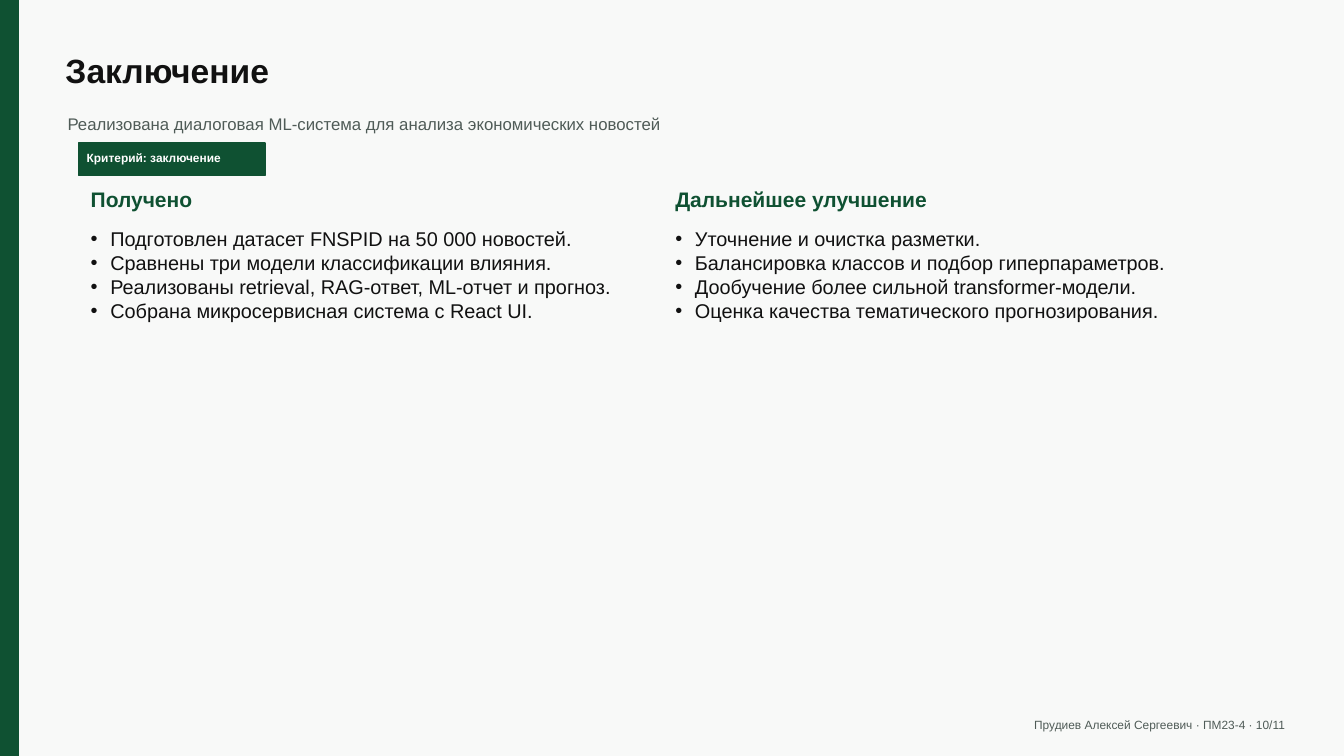
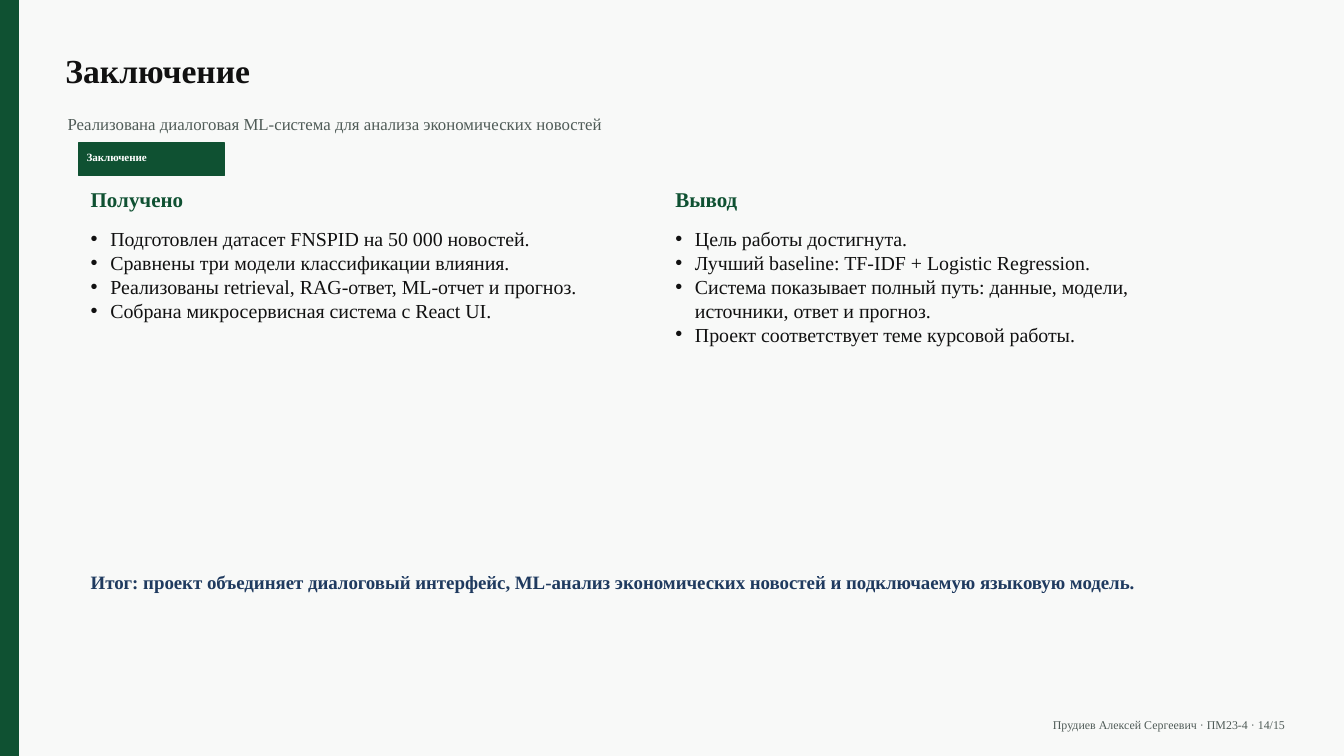
Before and after one commit to alexeydev22/news-analysis, a slide deck: slide 14 of docs/final/coursework-defense-presentation.pptx (slide 10 before the commit). Drawn at 1344x756 pixels with LibreOffice and Linux fonts; fonts in the diff are those of the drawing. Boxes give left, top, right and bottom in pixels: in the first picture for what was removed or moved away, otherwise in the second. Text is boxed around its words. In the diff, an @@ line names an element or a change of style, - is before the commit and + after.

```diff
--- a/docs/final/coursework-defense-presentation.pptx
+++ b/docs/final/coursework-defense-presentation.pptx
@@ rectangle: place and size @@
-rectangle at <box>79,143,265,175</box>
+rectangle at <box>79,143,225,175</box>
@@ text at <box>87,153,147,161</box>: text changed; size 8.5 to 7.9 pt; font Arial to Times New Roman @@
-Критерий: заключение
+Заключение
@@ text at <box>675,193,737,211</box>: text changed; font Arial to Times New Roman @@
-Дальнейшее улучшение
+Вывод
@@ font Arial to Times New Roman in 4 elements at <box>65,60,250,84</box>, <box>68,118,601,133</box>, <box>91,193,184,212</box>, <box>110,232,576,323</box> @@
@@ text at <box>695,232,1128,346</box>: text changed; font Arial to Times New Roman @@
-• Уточнение и очистка разметки.
-• Балансировка классов и подбор гиперпараметров.
-• Дообучение более сильной transformer-модели.
-• Оценка качества тематического прогнозирования.
+• Цель работы достигнута.
+• Лучший baseline: TF-IDF + Logistic Regression.
+• Система показывает полный путь: данные, модели, источники, ответ и прогноз.
+• Проект соответствует теме курсовой работы.
@@ text added at <box>91,575,1135,593</box>, 13.5 pt, text #1F3A5F, bold @@
+Итог: проект объединяет диалоговый интерфейс, ML-анализ экономических новостей и подключаемую языковую модель.
@@ text at <box>1053,721,1285,732</box>: text changed; font Arial to Times New Roman @@
-Прудиев Алексей Сергеевич · ПМ23-4 · 10/11
+Прудиев Алексей Сергеевич · ПМ23-4 · 14/15
```
Also in this commit, not shown: 7 other slides changed, 7 slides added, 3 slides removed, 40 other files.
